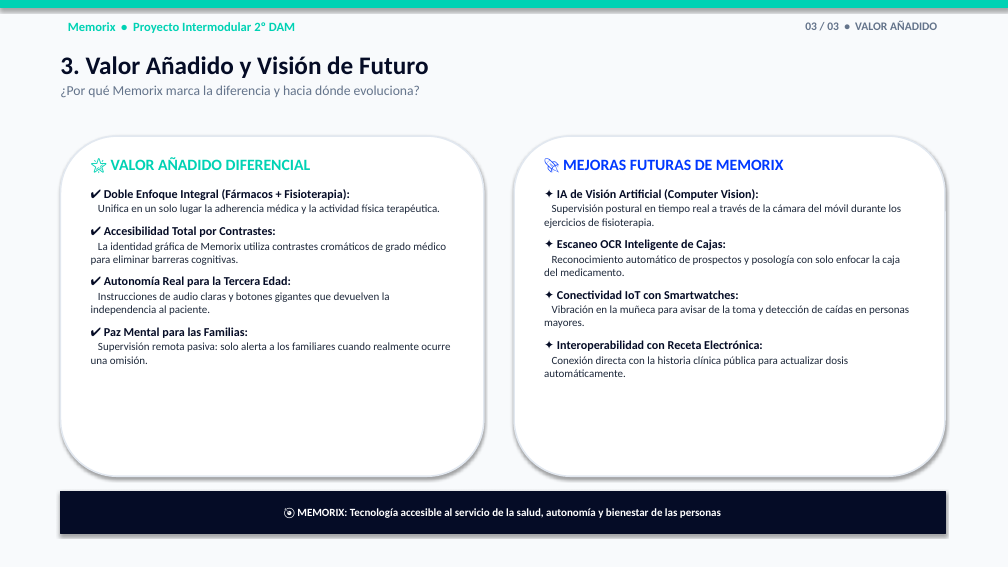
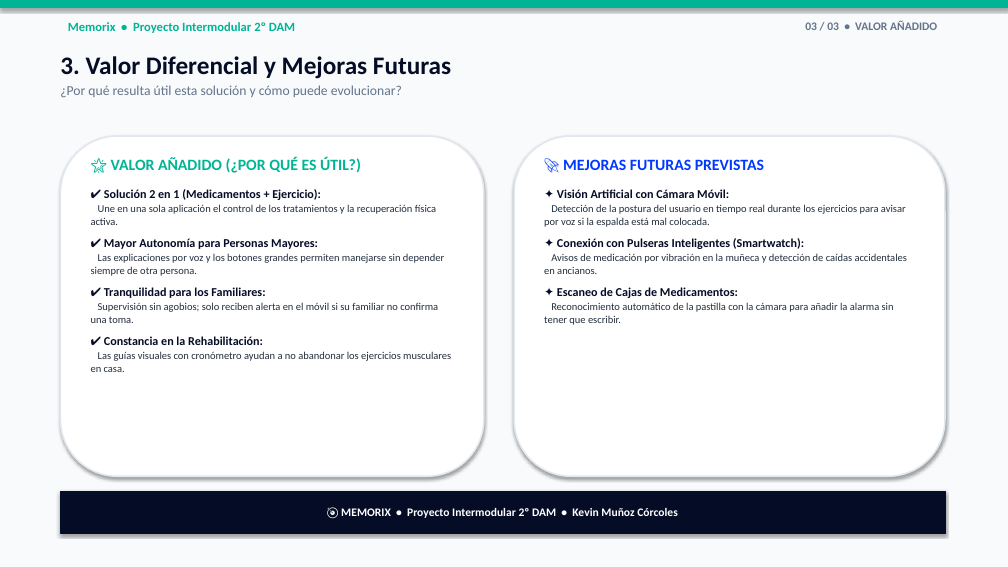
Before and after one commit to Kaik180/Curso-Dam2, a slide deck: slide 3 of Proyecto intermodular/UD1/Tarea0-2DAM/Tarea0_Memorix_Presentacion.pptx. Drawn at 1008x567 pixels with LibreOffice and Linux fonts; fonts in the diff are those of the drawing. Boxes give left, top, right and bottom in pixels: in the first picture for what was removed or moved away, otherwise in the second. Text is boxed around its words. In the diff, an @@ line names an element or a change of style, - is before the commit and + after.

Commit message:
docs(intermodular): polish Tarea 0 files with student name and natural voice

```diff
--- a/Proyecto intermodular/UD1/Tarea0-2DAM/Tarea0_Memorix_Presentacion.pptx
+++ b/Proyecto intermodular/UD1/Tarea0-2DAM/Tarea0_Memorix_Presentacion.pptx
@@ rectangle at (0,0,1008,8): fill #00D2B4 to #00B496; outline #00D2B4 0.75 pt to #00B496 0.75 pt @@
@@ text "Memorix • Proyecto Intermodular 2º ..." at (68,22,295,33): text colour #00D2B4 to #00B496 @@
@@ text at (60,56,451,97): text changed @@
-3. Valor Añadido y Visión de Futuro
-¿Por qué Memorix marca la diferencia y hacia dónde evoluciona?
+3. Valor Diferencial y Mejoras Futuras
+¿Por qué resulta útil esta solución y cómo puede evolucionar?
@@ text at (91,157,451,372): text changed; size 10.5 to 10 pt; text colour #1E293B to #232F3E @@
-🌟 VALOR AÑADIDO DIFERENCIAL
-✔ Doble Enfoque Integral (Fármacos + Fisioterapia):
-Unifica en un solo lugar la adherencia médica y la actividad física terapéutica.
-✔ Accesibilidad Total por Contrastes:
-La identidad gráfica de Memorix utiliza contrastes cromáticos de grado médico para eliminar barreras cognitivas.
-✔ Autonomía Real para la Tercera Edad:
-Instrucciones de audio claras y botones gigantes que devuelven la independencia al paciente.
-✔ Paz Mental para las Familias:
-Supervisión remota pasiva: solo alerta a los familiares cuando realmente ocurre una omisión.
+🌟 VALOR AÑADIDO (¿POR QUÉ ES ÚTIL?)
+✔ Solución 2 en 1 (Medicamentos + Ejercicio):
+Une en una sola aplicación el control de los tratamientos y la recuperación física activa.
+✔ Mayor Autonomía para Personas Mayores:
+Las explicaciones por voz y los botones grandes permiten manejarse sin depender siempre de otra persona.
+✔ Tranquilidad para los Familiares:
+Supervisión sin agobios; solo reciben alerta en el móvil si su familiar no confirma una toma.
+✔ Constancia en la Rehabilitación:
+Las guías visuales con cronómetro ayudan a no abandonar los ejercicios musculares en casa.
@@ text at (544,159,907,325): text changed; size 10.5 to 10 pt; text colour #1E293B to #232F3E @@
-🚀 MEJORAS FUTURAS DE MEMORIX
-✦ IA de Visión Artificial (Computer Vision):
-Supervisión postural en tiempo real a través de la cámara del móvil durante los ejercicios de fisioterapia.
-✦ Escaneo OCR Inteligente de Cajas:
-Reconocimiento automático de prospectos y posología con solo enfocar la caja del medicamento.
-✦ Conectividad IoT con Smartwatches:
-Vibración en la muñeca para avisar de la toma y detección de caídas en personas mayores.
-✦ Interoperabilidad con Receta Electrónica:
-Conexión directa con la historia clínica pública para actualizar dosis automáticamente.
+🚀 MEJORAS FUTURAS PREVISTAS
+✦ Visión Artificial con Cámara Móvil:
+Detección de la postura del usuario en tiempo real durante los ejercicios para avisar por voz si la espalda está mal colocada.
+✦ Conexión con Pulseras Inteligentes (Smartwatch):
+Avisos de medicación por vibración en la muñeca y detección de caídas accidentales en ancianos.
+✦ Escaneo de Cajas de Medicamentos:
+Reconocimiento automático de la pastilla con la cámara para añadir la alarma sin tener que escribir.
@@ text in rectangle at (341,508,678,518): text changed; size 10.5 to 11 pt @@
-🎯 MEMORIX: Tecnología accesible al servicio de la salud, autonomía y bienestar de las personas
+🎯 MEMORIX • Proyecto Intermodular 2º DAM • Kevin Muñoz Córcoles
```
Also in this commit, not shown: 2 other slides changed, 4 other files.
